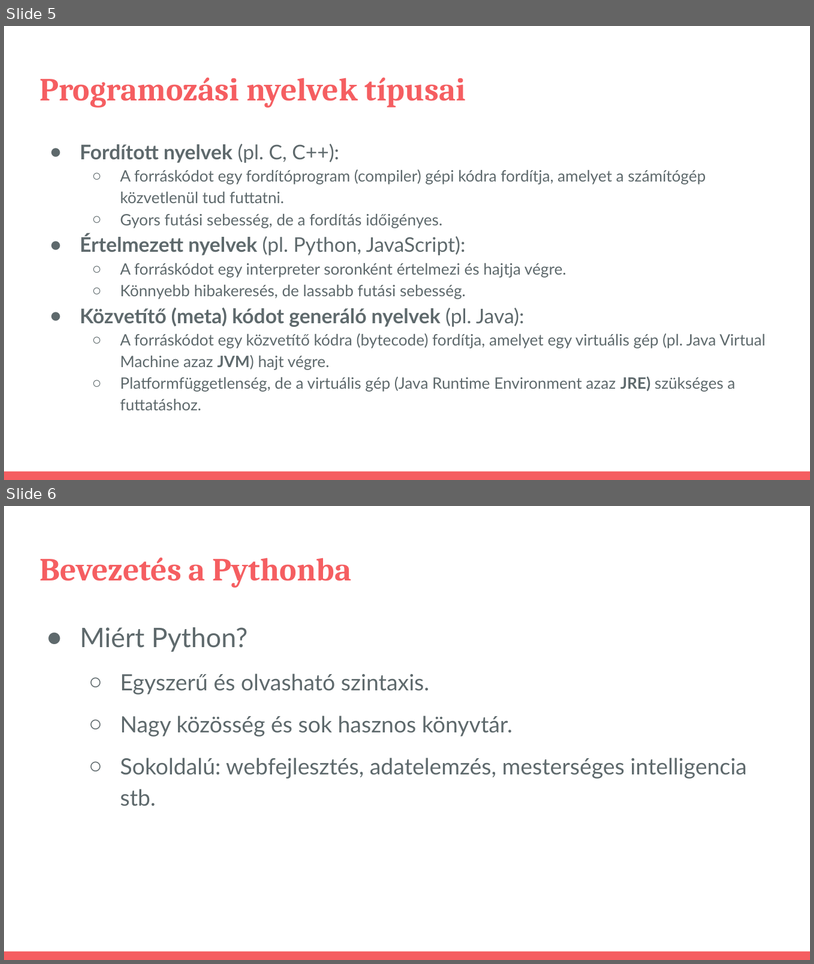
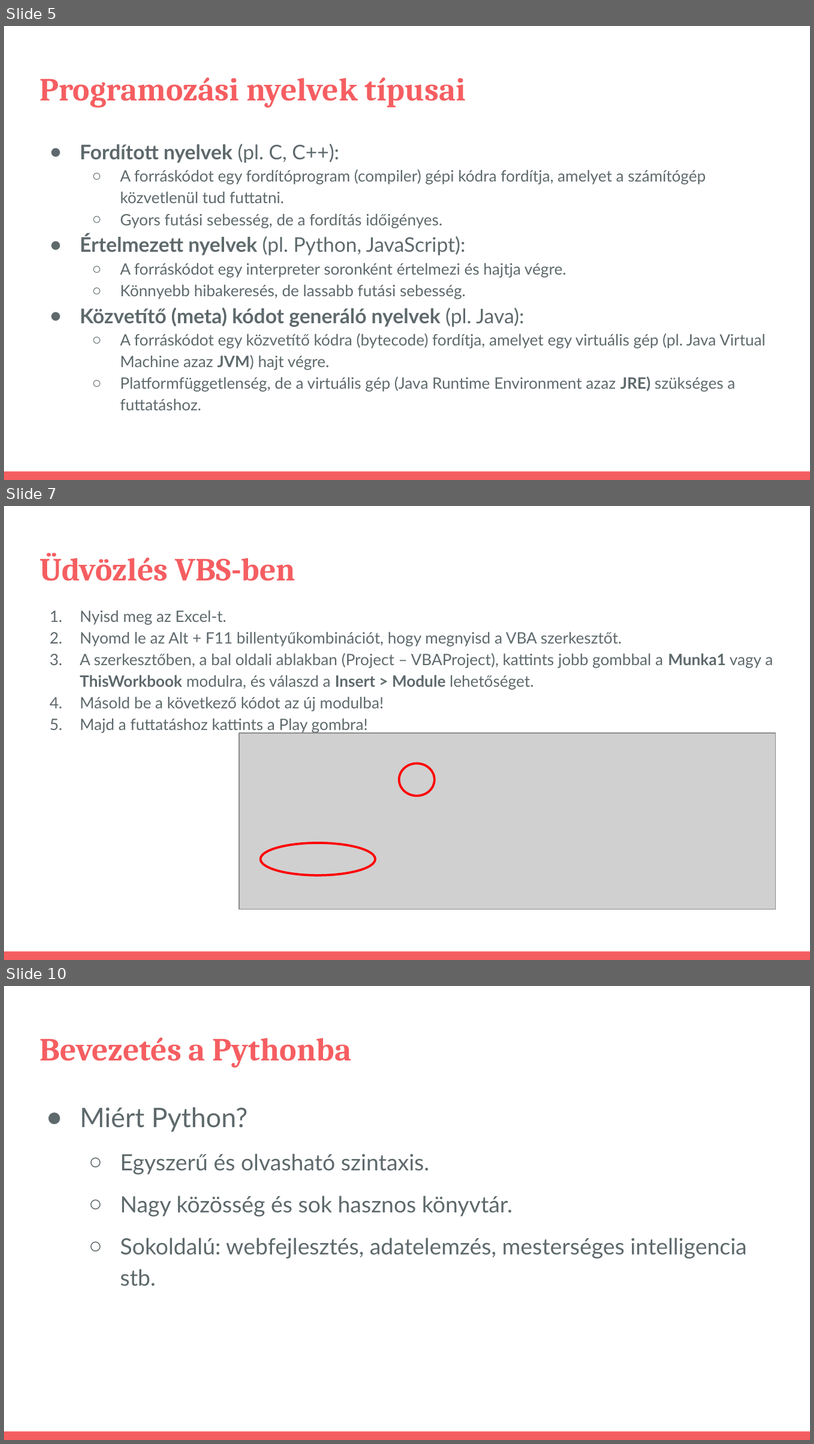
Before and after one commit to pisti72/infoka, a slide deck: prog/Bevezetés a Programozás Világába.pptx. Shown one above the other, each under a label of ours: slides 5 and 6 before the commit, slides 5, 7 and 10 after it; the slides between them are not shown. The pictures are 814x964 and 814x1444 pixels, drawn with LibreOffice and Linux fonts; fonts in the diff are those of the drawing; grey boxes stand for pictures. Boxes give left, top, right and bottom in pixels: in the first picture for what was removed or moved away, otherwise in the second. Text is boxed around its words. In the diff, an @@ line names an element or a change of style, - is before the commit and + after.

Commit message:
excel bugfixes and prog 3 lang welcome added

```diff
--- a/prog/Bevezetés a Programozás Világába.pptx
+++ b/prog/Bevezetés a Programozás Világába.pptx
@@ slide 7 added at box(4, 506, 810, 960), background #FFFFFF; not listed: 1 template element that a slide beside it also shows @@
@@ title added at box(39, 553, 296, 581), 28.8 pt, text #F55E61, bold @@
+Üdvözlés VBS-ben
@@ text added at box(80, 610, 773, 733), 14 pt, text #5E696C @@
+1. Nyisd meg az Excel-t.
+2. Nyomd le az Alt + F11 billentyűkombinációt, hogy megnyisd a VBA szerkesztőt.
+3. A szerkesztőben, a bal oldali ablakban (Project – VBAProject), kattints jobb gombbal a Munka1 vagy a ThisWorkbook modulra, és válaszd a Insert > Module lehetőséget.
+4. Másold be a következő kódot az új modulba!
+5. Majd a futtatáshoz kattints a Play gombra!
@@ picture added at box(239, 733, 777, 909) @@
@@ ellipse added at box(399, 763, 435, 795), outline #FF0000 2 pt @@
@@ ellipse added at box(260, 842, 375, 874), outline #FF0000 2 pt @@
@@ what was slide 6 is now slide 10 @@
```
Also in this commit, not shown: 2 slides changed, 3 other slides added, 11 other files.
